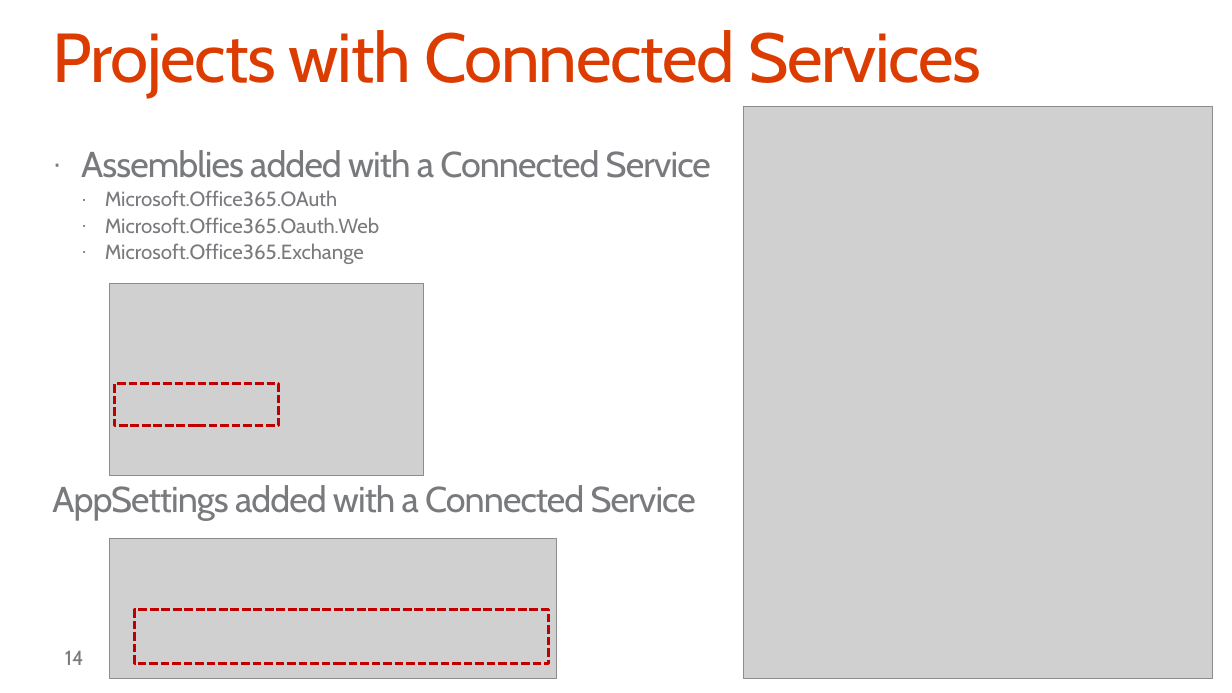
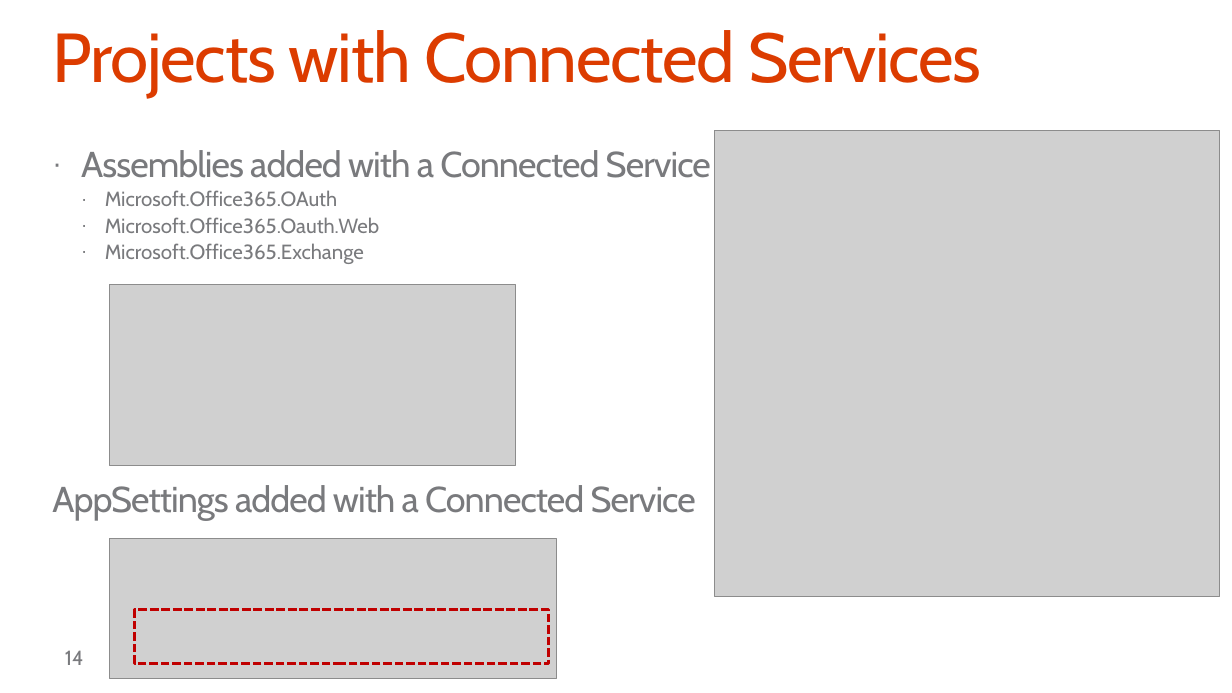
Before and after one commit to OfficeDev/TrainingContent, a slide deck: slide 14 of O3653-2 Deep Dive into Office 365 APIs for Calendar, Mail, and Contacts/O3653-2 Deep Dive into Office 365 APIs for Calendar, Mail, and Contacts.pptx. Drawn at 1232x693 pixels with LibreOffice and Linux fonts; fonts in the diff are those of the drawing; grey boxes stand for pictures; background and template pictures are left out. Boxes give left, top, right and bottom in pixels: in the first picture for what was removed or moved away, otherwise in the second. Text is boxed around its words. In the diff, an @@ line names an element or a change of style, - is before the commit and + after.

```diff
--- a/O3653-2 Deep Dive into Office 365 APIs for Calendar, Mail, and Contacts/O3653-2 Deep Dive into Office 365 APIs for Calendar, Mail, and Contacts.pptx
+++ b/O3653-2 Deep Dive into Office 365 APIs for Calendar, Mail, and Contacts/O3653-2 Deep Dive into Office 365 APIs for Calendar, Mail, and Contacts.pptx
@@ picture: place and size @@
-picture at [743, 107, 1213, 678]
+picture at [714, 130, 1219, 597]
@@ picture: place and size @@
-picture at [109, 283, 423, 475]
+picture at [109, 285, 516, 466]
@@ rectangle removed at [115, 384, 279, 425] @@
```
Also in this commit, not shown: 14 other slides changed.
